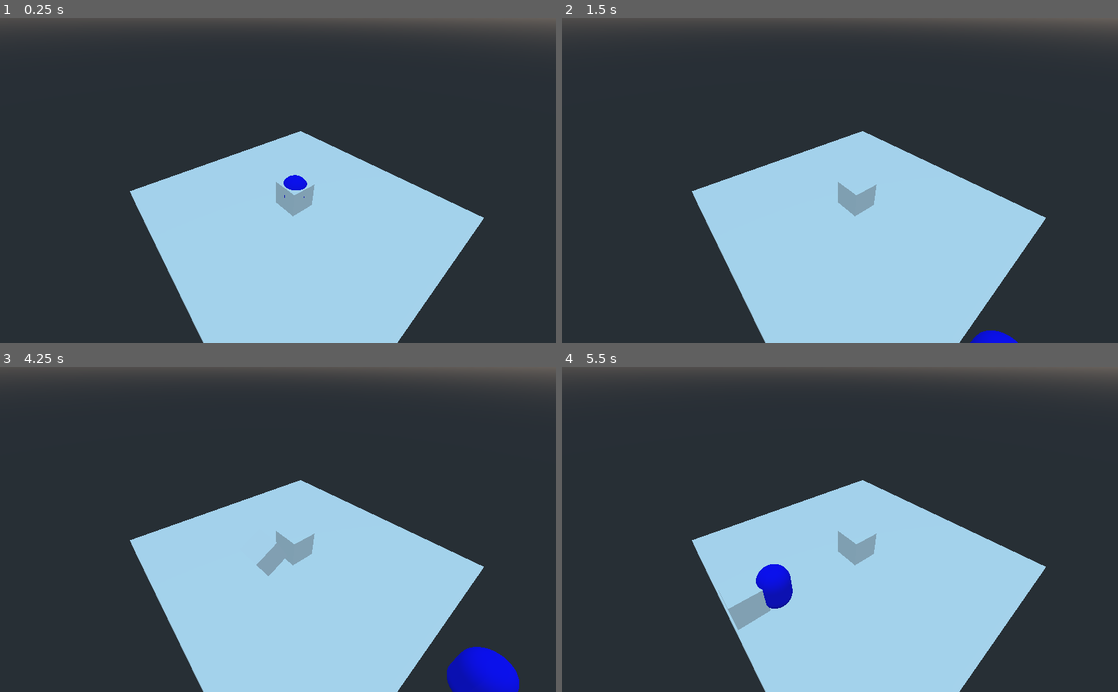
Above: before the commit, frames 1-4 (two rows, left to right).
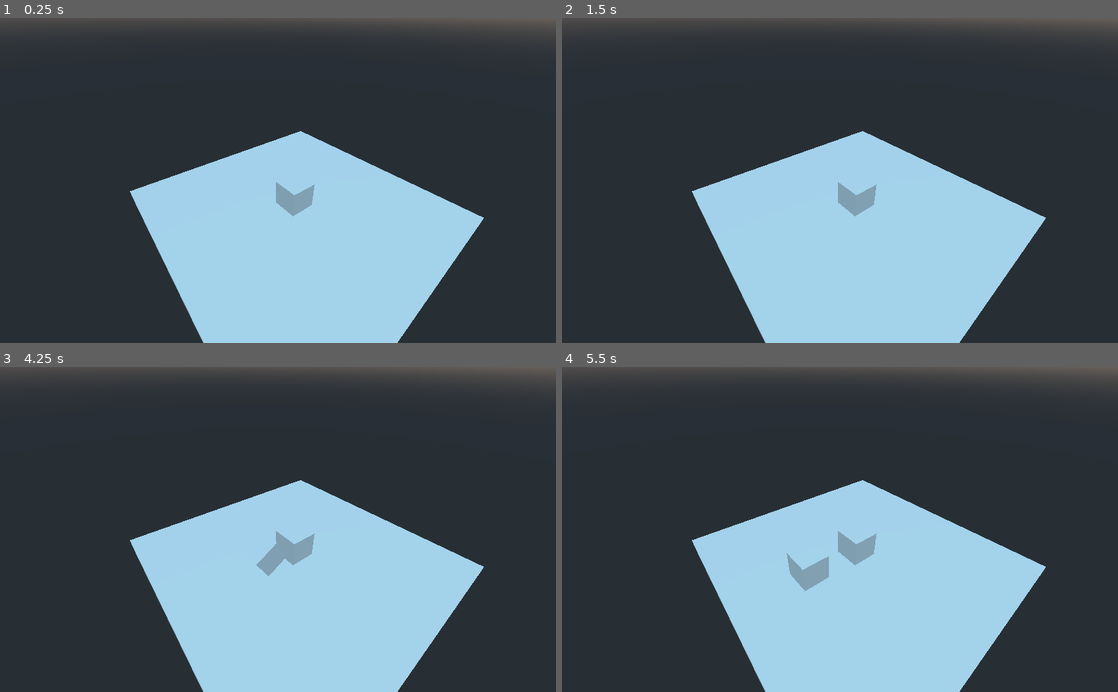
Above: after the commit, the same moments.

Repository: LankyWhisper624/GMTK-Game-Jam-2021
Game: Godot game, scene res://test.tscn
Two runs of this game, one before a commit and one after it. Both use one fixed random seed, a clock stepped at 60 frames per second and the inputs below.
Inputs:
- Up to frame 1 (0.25 s): no input
- Up to frame 2 (1.5 s): tap Enter at 0.5 s; hold D (move_right) 0.53-1.28 s; hold S (move_backward) from 1.28 s (still down)
- Up to frame 3 (4.25 s): release S (move_backward) at 2.03 s; hold D (move_right) 2.03-2.78 s; hold W (move_forward) 2.78-3.53 s; hold A (move_left) from 3.53 s (still down)
- Up to frame 4 (5.5 s): release A (move_left) at 5.03 s; hold S (move_backward) from 5.03 s (still down)

The runs differ from the first frame. In frame 1, 0.2% of the frame differs, in the area x 51-56%, y 48-56%; in frame 2, 0.2%; in frame 3, 1.5%; in frame 4, 1.6%, in the area x 28-48%, y 57-81%.

Commit message:
Attempted to rework character movement
It doesn't work yet. We might need to switch to 2D so we can actually make a functioning game

Diff:
--- /dev/null
+++ b/KinematicBody.gd
@@ -0,0 +1,34 @@
+extends KinematicBody
+
+
+var speed = 0.25;
+
+# Declare member variables here. Examples:
+# var a = 2
+# var b = "text"
+
+
+# Called when the node enters the scene tree for the first time.
+func _ready():
+#    translation.y = 0
+#    translation.x = 20
+    pass
+
+# Called every frame. 'delta' is the elapsed time since the previous frame.
+func _process(delta):
+    var velocity = Vector3.ZERO
+    if Input.is_action_pressed("move_left"):
+        velocity.z += 1;
+    if Input.is_action_pressed("move_right"):
+        velocity.z -= 1;
+    if Input.is_action_pressed("move_forward"):
+        velocity.x -= 1;
+    if Input.is_action_pressed("move_backward"):
+        velocity.x += 1;
+    if Input.is_action_pressed("move_up"):
+        velocity.y += 1;
+    if Input.is_action_pressed("move_down"):
+        velocity.y -= 1;
+    if velocity.length() > 0:
+        velocity = velocity.normalized() * speed;
+    move_and_slide(velocity);
--- a/player.gd
+++ b/player.gd
@@ -1,27 +1,34 @@
-extends Spatial
+extends Spatial;
 
+export(PackedScene) var PlayerScene;
+var player;
 var speed = 0.25
 
 
+func _ready():
+    player = PlayerScene.instance();
+    add_child(player);
+
 # Called when the node enters the scene tree for the first time.
 func _process(delta):
-	var velocity = Vector3.ZERO
-	if Input.is_action_pressed("move_left"):
-		velocity.z += 1;
-	if Input.is_action_pressed("move_right"):
-		velocity.z -= 1;
-	if Input.is_action_pressed("move_forward"):
-		velocity.x -= 1;
-	if Input.is_action_pressed("move_backward"):
-		velocity.x += 1;
-	if Input.is_action_pressed("move_up"):
-		velocity.y += 1;
-	if Input.is_action_pressed("move_down"):
-		velocity.y -= 1;
-	if velocity.length() > 0:
-		velocity = velocity.normalized() * speed;
+#    var velocity = Vector3.ZERO
+#    if Input.is_action_pressed("move_left"):
+#        velocity.z += 1;
+#    if Input.is_action_pressed("move_right"):
+#        velocity.z -= 1;
+#    if Input.is_action_pressed("move_forward"):
+#        velocity.x -= 1;
+#    if Input.is_action_pressed("move_backward"):
+#        velocity.x += 1;
+#    if Input.is_action_pressed("move_up"):
+#        velocity.y += 1;
+#    if Input.is_action_pressed("move_down"):
+#        velocity.y -= 1;
+#    if velocity.length() > 0:
+#        velocity = velocity.normalized() * speed * delta;
+    pass
 
-	translate(velocity)
+
 
 # Called every frame. 'delta' is the elapsed time since the previous frame.
 #func _process(delta):
--- a/player.tscn
+++ b/player.tscn
@@ -1,6 +1,7 @@
-[gd_scene load_steps=4 format=2]
+[gd_scene load_steps=5 format=2]
 
 [ext_resource path="res://blue_player.tres" type="Material" id=1]
+[ext_resource path="res://KinematicBody.gd" type="Script" id=2]
 
 [sub_resource type="CapsuleShape" id=1]
 
@@ -9,6 +10,7 @@
 [node name="Spatial" type="Spatial"]
 
 [node name="KinematicBody" type="KinematicBody" parent="."]
+script = ExtResource( 2 )
 
 [node name="CollisionShape" type="CollisionShape" parent="KinematicBody"]
 transform = Transform( 1, 0, 0, 0, -4.37114e-08, -1, 0, 1, -4.37114e-08, 0, 0, 0 )
--- a/test.tscn
+++ b/test.tscn
@@ -4,50 +4,50 @@
 [ext_resource path="res://player.gd" type="Script" id=2]
 [ext_resource path="res://Camera.gd" type="Script" id=3]
 
-[sub_resource type="PhysicsMaterial" id=3]
-
-[sub_resource type="BoxShape" id=1]
-
-[sub_resource type="CubeMesh" id=4]
-
-[sub_resource type="SpatialMaterial" id=5]
-
-[sub_resource type="PhysicsMaterial" id=8]
+[sub_resource type="PhysicsMaterial" id=1]
 
 [sub_resource type="BoxShape" id=2]
 
-[sub_resource type="CubeMesh" id=6]
+[sub_resource type="CubeMesh" id=3]
 
-[sub_resource type="ShaderMaterial" id=7]
+[sub_resource type="SpatialMaterial" id=4]
 
-[sub_resource type="SpatialMaterial" id=10]
+[sub_resource type="PhysicsMaterial" id=5]
 
-[sub_resource type="BoxShape" id=9]
+[sub_resource type="BoxShape" id=6]
+
+[sub_resource type="CubeMesh" id=7]
+
+[sub_resource type="ShaderMaterial" id=8]
+
+[sub_resource type="SpatialMaterial" id=9]
+
+[sub_resource type="BoxShape" id=10]
 
 [node name="Spatial" type="Spatial"]
 
 [node name="StaticBody" type="StaticBody" parent="."]
-physics_material_override = SubResource( 3 )
+physics_material_override = SubResource( 1 )
 
 [node name="CollisionShape" type="CollisionShape" parent="StaticBody"]
-shape = SubResource( 1 )
+shape = SubResource( 2 )
 
 [node name="CSGMesh" type="CSGMesh" parent="StaticBody"]
-mesh = SubResource( 4 )
-material = SubResource( 5 )
+mesh = SubResource( 3 )
+material = SubResource( 4 )
 
 [node name="RigidBody" type="RigidBody" parent="."]
 transform = Transform( 1, 0, 0, 0, 1, 0, 0, 0, 1, 0.9, 30.074, 0 )
-physics_material_override = SubResource( 8 )
+physics_material_override = SubResource( 5 )
 
 [node name="CollisionShape" type="CollisionShape" parent="RigidBody"]
 transform = Transform( 1, 0, 0, 0, 1, 0, 0, 0, 1, 0.430323, -0.616135, 0.469278 )
-shape = SubResource( 2 )
+shape = SubResource( 6 )
 
 [node name="CSGMesh" type="CSGMesh" parent="RigidBody"]
 transform = Transform( 1, 0, 0, 0, 1, 0, 0, 0, 1, 0.430323, -0.616135, 0.469278 )
-mesh = SubResource( 6 )
-material = SubResource( 7 )
+mesh = SubResource( 7 )
+material = SubResource( 8 )
 
 [node name="Camera" type="Camera" parent="."]
 transform = Transform( -0.772545, -0.365376, 0.519302, 0.0132902, 0.808366, 0.588531, -0.634821, 0.461568, -0.619643, 9.76665, 11.1825, -9.68012 )
@@ -57,11 +57,13 @@
 
 [node name="CSGBox" type="CSGBox" parent="StaticBody2"]
 transform = Transform( 10, 0, 0, 0, 1, 0, 0, 0, 10, -0.413124, -2.26694, 0 )
-material = SubResource( 10 )
+material = SubResource( 9 )
 
 [node name="CollisionShape" type="CollisionShape" parent="StaticBody2"]
 transform = Transform( 10, 0, 0, 0, 1, 0, 0, 0, 10, -0.413124, -2.26694, 0 )
-shape = SubResource( 9 )
+shape = SubResource( 10 )
 
 [node name="Spatial" parent="." instance=ExtResource( 1 )]
+transform = Transform( 1, 0, 0, 0, 1, 0, 0, 0, 1, 3.19306, 1.09737, 2.2508 )
 script = ExtResource( 2 )
+PlayerScene = ExtResource( 1 )
